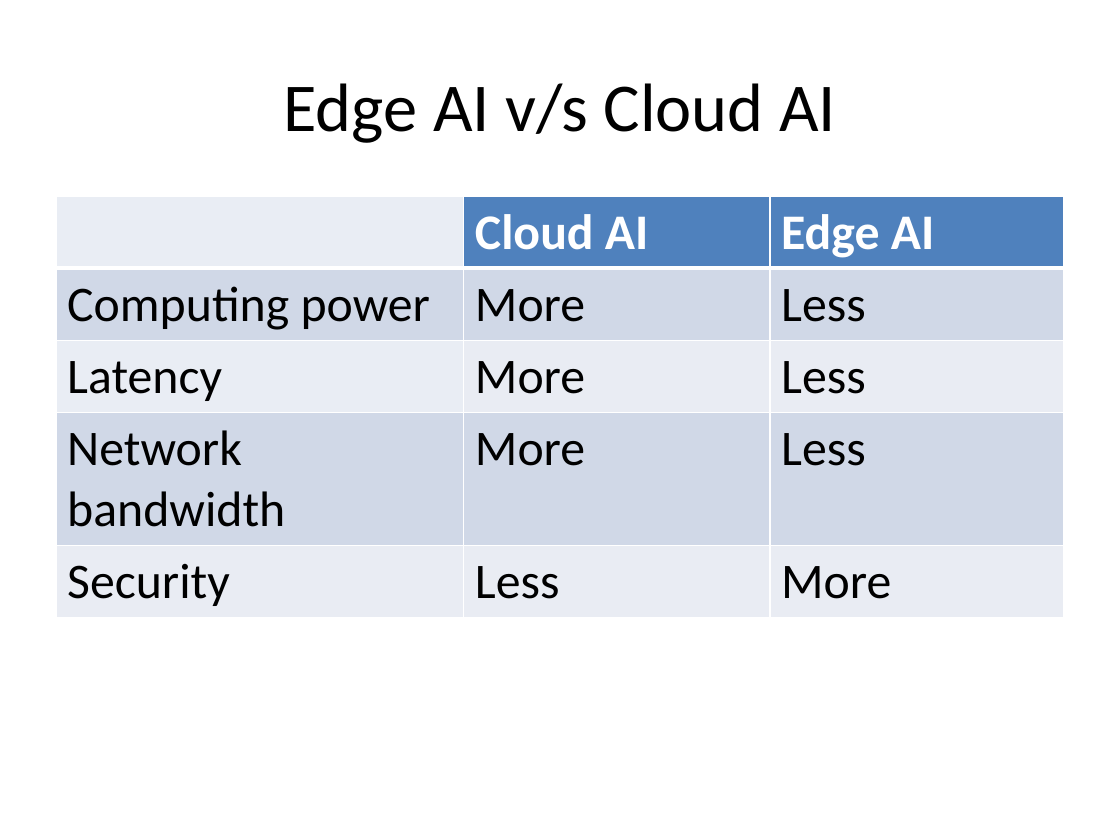
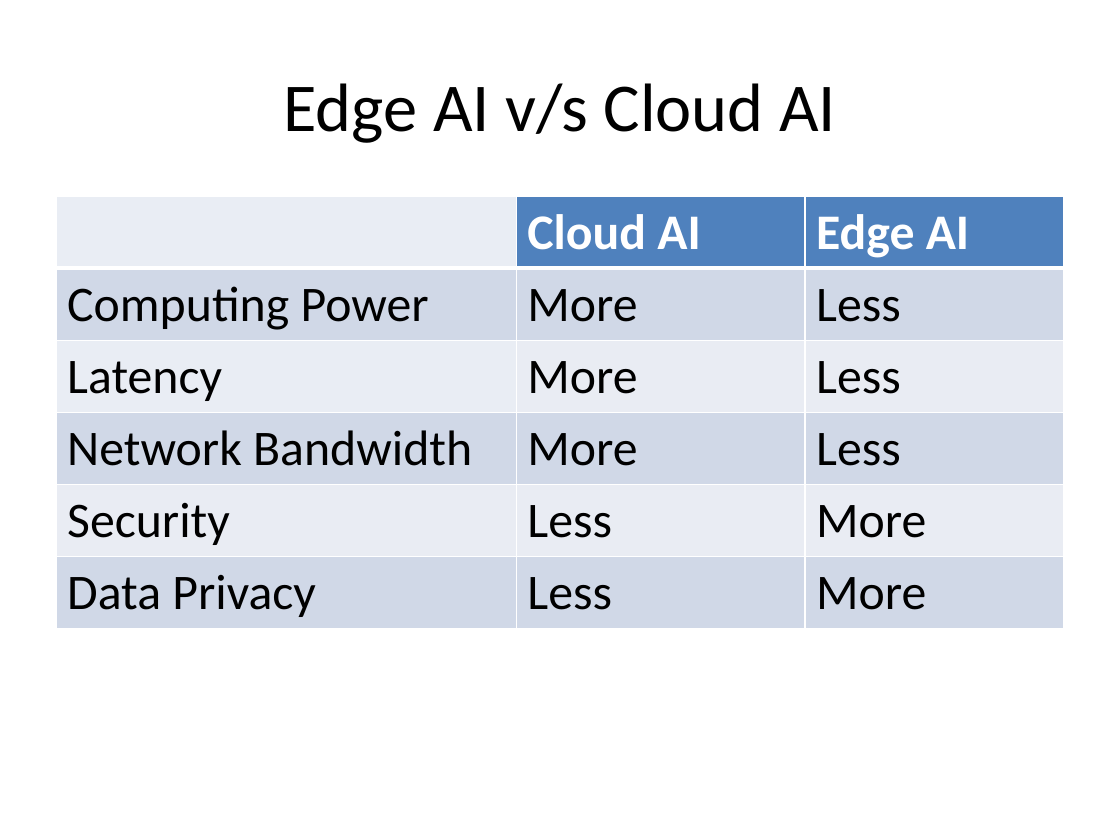
Before and after one commit to look4pritam/ArtificialIntelligence, a slide deck: slide 5 of Deployment/Edge_Artificial_Intelligence.pptx. Drawn at 1120x840 pixels with LibreOffice and Linux fonts; fonts in the diff are those of the drawing. Boxes give left, top, right and bottom in pixels: in the first picture for what was removed or moved away, otherwise in the second. Text is boxed around its words. In the diff, an @@ line names an element or a change of style, - is before the commit and + after.

```diff
--- a/Deployment/Edge_Artificial_Intelligence.pptx
+++ b/Deployment/Edge_Artificial_Intelligence.pptx
@@ table at bbox=[56, 196, 1064, 622] @@
-row 2, column 1: Computing power
+row 2, column 1: Computing Power
-row 4, column 1: Network bandwidth
+row 4, column 1: Network Bandwidth
+row 6: Data Privacy | Less | More
```
Also in this commit, not shown: 3 other slides changed, 1 slide removed.
